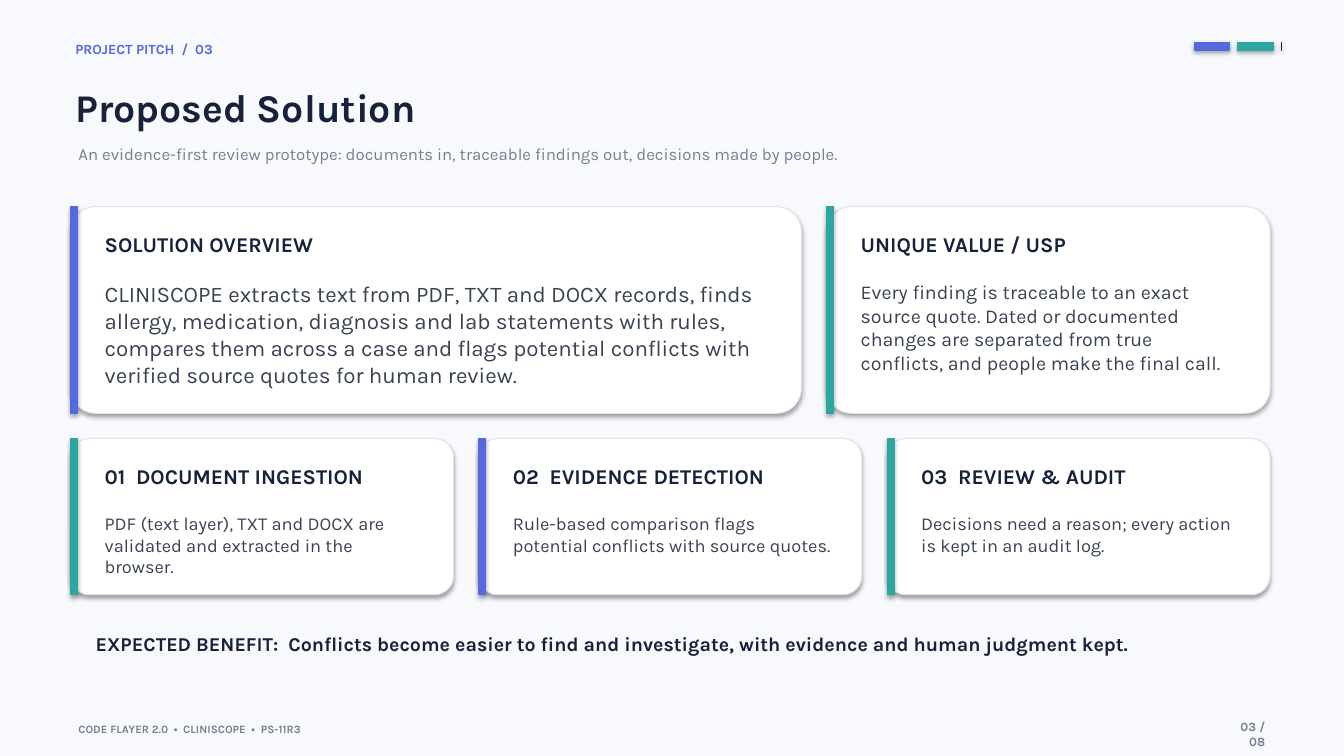
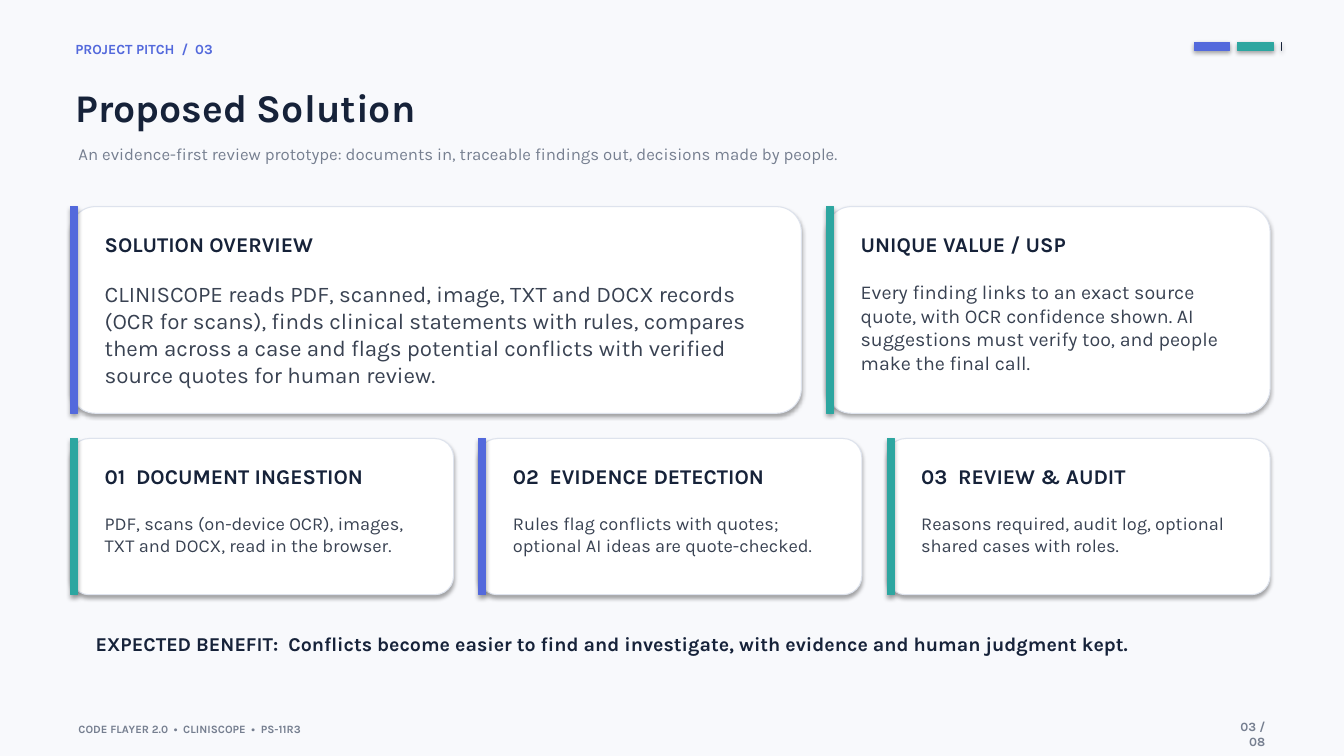
Before and after one commit to anirudhleetcode-max/cliniscope-healthcare-contradiction-detector, a slide deck: slide 3 of presentation/CLINISCOPE_PS11R3_Hackathon_Presentation.pptx. Drawn at 1344x756 pixels with LibreOffice and Linux fonts; fonts in the diff are those of the drawing. Boxes give left, top, right and bottom in pixels: in the first picture for what was removed or moved away, otherwise in the second. Text is boxed around its words. In the diff, an @@ line names an element or a change of style, - is before the commit and + after.

```diff
--- a/presentation/CLINISCOPE_PS11R3_Hackathon_Presentation.pptx
+++ b/presentation/CLINISCOPE_PS11R3_Hackathon_Presentation.pptx
@@ text at [105, 286, 745, 389]: text changed @@
-CLINISCOPE extracts text from PDF, TXT and DOCX records, finds allergy, medication, diagnosis and lab statements with rules, compares them across a case and flags potential conflicts with verified source quotes for human review.
+CLINISCOPE reads PDF, scanned, image, TXT and DOCX records (OCR for scans), finds clinical statements with rules, compares them across a case and flags potential conflicts with verified source quotes for human review.
@@ text at [861, 285, 1218, 370]: text changed @@
-Every finding is traceable to an exact source quote. Dated or documented changes are separated from true conflicts, and people make the final call.
+Every finding links to an exact source quote, with OCR confidence shown. AI suggestions must verify too, and people make the final call.
@@ text at [105, 517, 403, 554]: text changed @@
-PDF (text layer), TXT and DOCX are validated and extracted in the browser.
+PDF, scans (on-device OCR), images, TXT and DOCX, read in the browser.
@@ text at [513, 517, 812, 557]: text changed @@
-Rule-based comparison flags potential conflicts with source quotes.
+Rules flag conflicts with quotes; optional AI ideas are quote-checked.
@@ text at [921, 517, 1224, 552]: text changed @@
-Decisions need a reason; every action is kept in an audit log.
+Reasons required, audit log, optional shared cases with roles.
```
Also in this commit, not shown: 6 other slides changed, 3 other files.
